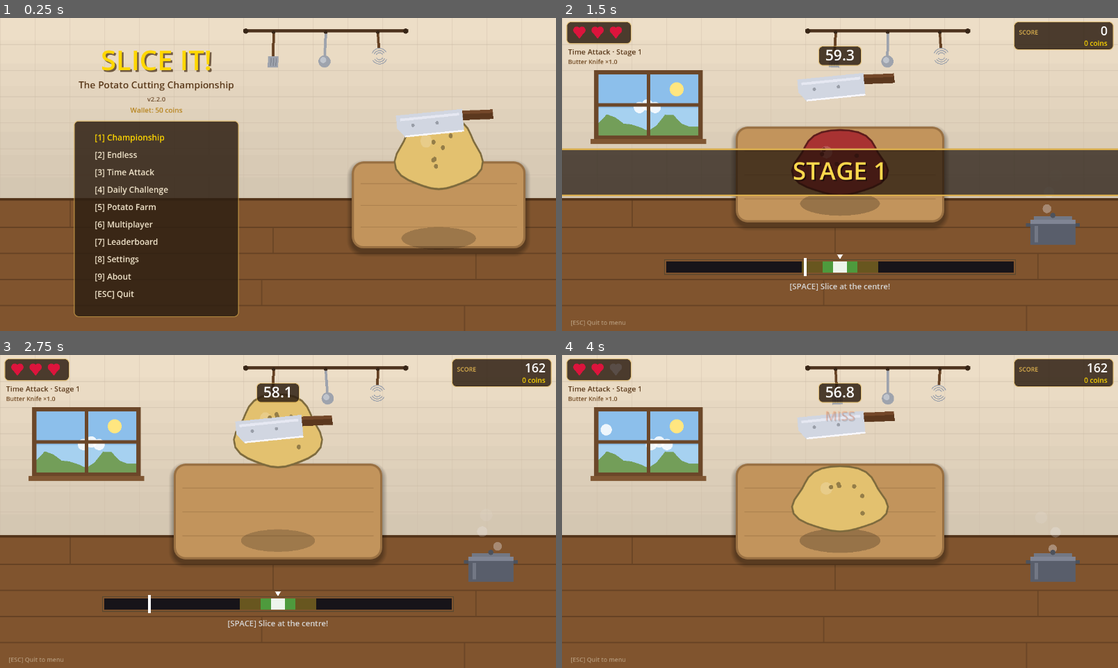
Above: before the commit, frames 1-4 (two rows, left to right).
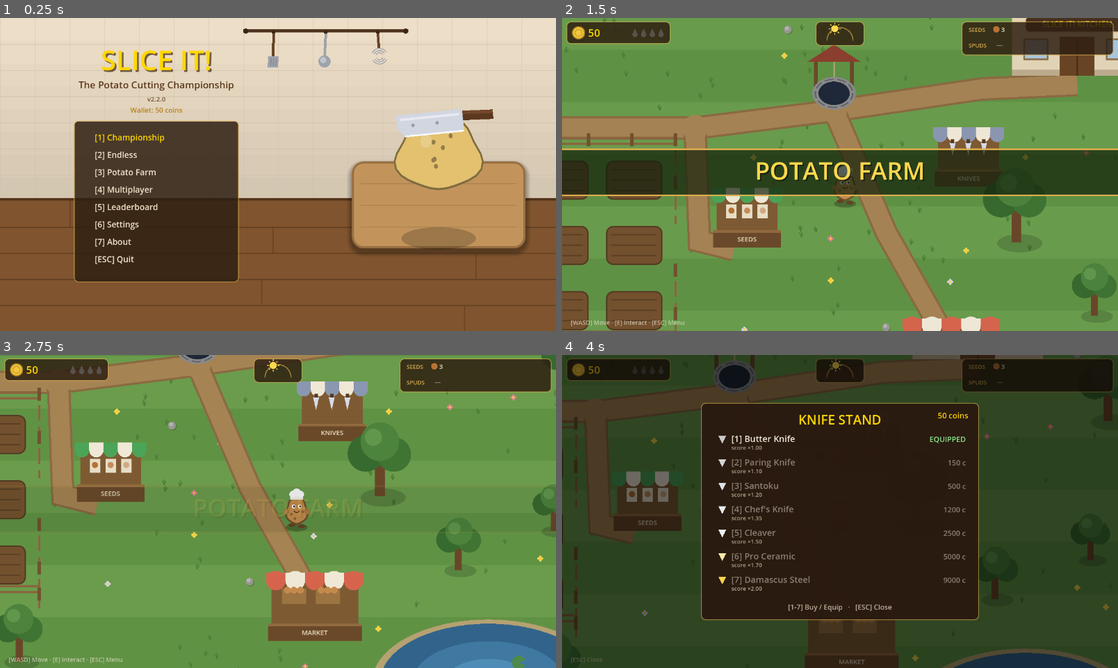
Above: after the commit, the same moments.

Repository: angads22/POTATO
Game: Godot game, scene res://scenes/MainMenu.tscn
Same seed, same stepped clock (60 frames per second), same inputs: the game is played once before the commit and once after it.
Inputs (mouse positions are in pixels of both pictures, inside the frame that each line leads up to):
- Up to frame 1 (0.25 s): no input
- Up to frame 2 (1.5 s): tap Enter at 0.5 s; move the mouse to (962, 158) at 0.52 s; hold D 0.53-1.28 s; tap G at 0.6 s; click (962, 158) at 0.67 s; tap Space at 0.77 s; tap 3 at 0.8, 1.35 s; move the mouse to (728, 190) at 1.27 s; hold S from 1.28 s (still down); click (728, 190) at 1.42 s
- Up to frame 3 (2.75 s): tap Space at 1.52 s; tap 4 at 1.55, 2.1 s; move the mouse to (333, 442) at 2.02 s; release S at 2.03 s; hold D from 2.03 s (still down); click (333, 442) at 2.17 s; tap 5 at 2.3 s
- Up to frame 4 (4 s): move the mouse to (812, 574) at 2.77 s; release D at 2.78 s; hold W 2.78-3.53 s; tap 5 at 2.85 s; click (812, 574) at 2.92 s; tap Space at 3.02, 3.77 s; tap 6 at 3.05, 3.6 s; move the mouse to (1006, 558) at 3.52 s; hold A from 3.53 s (still down); click (1006, 558) at 3.67 s; tap 7 at 3.8 s

The runs differ from the first frame. In frame 1, 4.1% of the frame differs, in the area x 13-43%, y 48-96%; in frame 2, 92%; in frame 3, 94%; in frame 4, 100%, in the area x 0-100%, y 0-100%.

Commit message:
Streamline modes, add 3 graphics styles, fix macOS template cache
Game modes: fewer, better
- Cut Time Attack and Daily Challenge; the menu is now Championship,
  Endless, Farm, Multiplayer, Leaderboard, Settings, About
- Championship: stage-clear bonus (stage x 100) and a lost life restored
  every other stage, so an early stumble doesn't doom the finale
- Endless: wave-clear bonus (wave x 50) and golden-potato odds that climb
  +1% per wave (capped at 25%) — survival pays
- Removed the dead time-attack clock/seeding paths from the controller
  and HUD

Graphics styles
- New StyleManager autoload: one full-screen post-processing pass on a
  high CanvasLayer restyles every scene (menu, kitchen, farm) consistently
  - Classic: the hand-drawn look, shader disabled
  - Pixel Art: chunky mosaic, 6-level posterized palette, scanlines
  - Hyperreal: saturation/contrast grade, warm tint, highlight bloom,
    vignette, film grain
- Cycle with [G] in Settings; persists in settings.json
- Screenshot harness now captures pixel + hyperreal shots; all styles
  verified under Xvfb with no shader errors

CI fix for macOS
- Bumped the Godot template cache key: the cached entry from earlier
  releases predates the macOS template, so mac exports would have failed
  on a cache hit

Project version bumped to 2.2.0; READMEs updated to match.
Verified: clean headless import, SmokeTest (score=911) and FarmSmokeTest
both pass, 6 screenshots reviewed.

https://claude.ai/code/session_01BDFpqp4tBYBqNkBhqV3Yv8

Diff:
--- a/godot/project.godot
+++ b/godot/project.godot
@@ -9,7 +9,7 @@
 
 config/name="SLICE IT! - The Potato Cutting Championship"
 config/description="A fully visual rhythm-action potato cutting game. Press SPACE to cut, dodge rotten potatoes, and climb the leaderboard."
-config/version="2.1.0"
+config/version="2.2.0"
 run/main_scene="res://scenes/MainMenu.tscn"
 config/features=PackedStringArray("4.2")
 
@@ -20,6 +20,7 @@
 GameManager="*res://scripts/core/GameManager.gd"
 MultiplayerManager="*res://scripts/multiplayer/MultiplayerManager.gd"
 OnlineLeaderboard="*res://scripts/online/OnlineLeaderboard.gd"
+StyleManager="*res://scripts/visuals/StyleManager.gd"
 
 [display]
 
--- a/godot/scripts/core/GameManager.gd
+++ b/godot/scripts/core/GameManager.gd
@@ -13,7 +13,7 @@
 signal fever_deactivated
 
 class GameState:
-	var mode: String  # "championship", "endless", "time_attack", "daily_challenge"
+	var mode: String  # "championship" or "endless"
 	var stage: int = 1
 	var lives: int = 3
 	var score: int = 0
@@ -40,23 +40,13 @@
 			"name": "Championship",
 			"stages": 6,
 			"has_boss": true,
-			"description": "6-stage campaign to become champion"
+			"description": "6-stage campaign: stage-clear bonuses, a life back every other stage"
 		},
 		"endless": {
 			"name": "Endless",
 			"stages": -1,  # infinite
 			"boss_every": 5,
-			"description": "Infinite potatoes, ever faster"
-		},
-		"time_attack": {
-			"name": "Time Attack",
-			"duration": 60,
-			"description": "Score as much as you can in 60 seconds"
-		},
-		"daily_challenge": {
-			"name": "Daily Challenge",
-			"seed_based": true,
-			"description": "Same challenge for everyone today"
+			"description": "Infinite waves with rising stakes and golden odds"
 		}
 	}
 
--- a/godot/scripts/core/SaveDataManager.gd
+++ b/godot/scripts/core/SaveDataManager.gd
@@ -19,7 +19,8 @@
 	"music_volume": 1.0,
 	"sound_enabled": true,
 	"particle_effects": true,
-	"screen_shake": true
+	"screen_shake": true,
+	"graphics_style": "classic"  # classic | pixel | hyperreal (see StyleManager)
 }
 
 # Farm + economy state. New games start with a few russet seeds and pocket
--- a/godot/scripts/gameplay/GameplayController.gd
+++ b/godot/scripts/gameplay/GameplayController.gd
@@ -21,7 +21,6 @@
 var banner_text: String = ""
 var banner_age: float = 99.0
 var shake: float = 0.0
-var time_left: float = 0.0       # time-attack countdown
 
 func _ready():
 	GameManager.game_ended.connect(_on_game_ended)
@@ -33,14 +32,8 @@
 	# sides generate the same potato sequence independently.
 	if MultiplayerManager.is_in_multiplayer:
 		rng.seed = MultiplayerManager.session_seed
-	elif GameManager.current_state.mode == "daily_challenge":
-		var d = Time.get_date_dict_from_system()
-		rng.seed = hash("%04d-%02d-%02d" % [d.year, d.month, d.day])
 	else:
 		rng.randomize()
-
-	if GameManager.current_state.mode == "time_attack":
-		time_left = GameManager.game_modes["time_attack"]["duration"]
 
 	potato_visual = PotatoVisual.new()
 	potato_visual.position = POTATO_POS
@@ -80,12 +73,6 @@
 	for p in popups:
 		p.age += delta
 	popups = popups.filter(func(p): return p.age < POPUP_LIFE)
-
-	if GameManager.current_state.mode == "time_attack" and GameManager.current_state.is_running:
-		time_left -= delta
-		if time_left <= 0.0:
-			time_left = 0.0
-			GameManager.end_game(true)
 
 	hud.queue_redraw()
 
@@ -102,10 +89,15 @@
 	var golden = GameData.potato_by_id("golden")
 	var count = 6 + GameManager.current_state.stage * 2
 
+	# Endless sweetens the pot: golden odds climb with every wave survived
+	var golden_chance: float = golden.get("chance", 0.07)
+	if GameManager.current_state.mode == "endless":
+		golden_chance = minf(0.25, golden_chance + 0.01 * GameManager.current_state.stage)
+
 	for i in range(count):
 		if i > 0 and i % 4 == 0 and not rotten.is_empty():
 			stage_potatoes.append(rotten.duplicate())
-		elif not golden.is_empty() and rng.randf() < golden.get("chance", 0.07):
+		elif not golden.is_empty() and rng.randf() < golden_chance:
 			stage_potatoes.append(golden.duplicate())
 		else:
 			stage_potatoes.append(pool[rng.randi() % pool.size()].duplicate())
@@ -213,18 +205,31 @@
 			if s.stage >= 6:
 				GameManager.end_game(true)
 			else:
+				# Stage-clear bonus scales with the stage; every other
+				# stage also restores a lost life, so a stumble in stage 2
+				# doesn't doom the stage-6 finale.
+				var bonus = s.stage * 100
+				s.score += bonus
+				GameManager.score_changed.emit(s.score)
+				var clear_text = "STAGE CLEAR  +%d" % bonus
+				if s.stage % 2 == 0 and s.lives < 3:
+					s.lives += 1
+					GameManager.lives_changed.emit(s.lives)
+					clear_text += "  +1 LIFE"
+				_popup(clear_text, Color.GOLD)
 				GameManager.progress_stage()
 				AudioManager.play_sfx("level_complete")
 				_show_banner("STAGE %d" % s.stage)
 				_load_stage_potatoes()
 				_spawn_next_potato()
 		"endless":
+			# Wave bonus grows the deeper you go — survival pays
+			var bonus = s.stage * 50
+			s.score += bonus
+			GameManager.score_changed.emit(s.score)
+			_popup("WAVE CLEAR  +%d" % bonus, Color.GOLD)
 			GameManager.progress_stage()
 			_show_banner("WAVE %d" % s.stage)
-			_load_stage_potatoes()
-			_spawn_next_potato()
-		"time_attack":
-			# keep the potatoes coming until the clock runs out
 			_load_stage_potatoes()
 			_spawn_next_potato()
 		_:
--- a/godot/scripts/ui/GameHUD.gd
+++ b/godot/scripts/ui/GameHUD.gd
@@ -72,14 +72,6 @@
 		draw_string(font, Vector2(642 - cbs.x / 2, 52), combo_text, HORIZONTAL_ALIGNMENT_LEFT, -1, size, Color(0.2, 0.12, 0.05))
 		draw_string(font, Vector2(640 - cbs.x / 2, 50), combo_text, HORIZONTAL_ALIGNMENT_LEFT, -1, size, Color(1.0, 0.8, 0.2))
 
-	# ── time-attack clock ──
-	if s.mode == "time_attack":
-		var t = "%0.1f" % ctrl.time_left
-		var ts = font.get_string_size(t, HORIZONTAL_ALIGNMENT_CENTER, -1, 34)
-		var t_col = Color.ORANGE_RED if ctrl.time_left < 10.0 else Color.WHITE
-		panel_style().draw(get_canvas_item(), Rect2(640 - ts.x / 2 - 16, 64, ts.x + 32, 46))
-		draw_string(font, Vector2(640 - ts.x / 2, 98), t, HORIZONTAL_ALIGNMENT_LEFT, -1, 34, t_col)
-
 	# ── rising quality popups above the potato ──
 	for p in ctrl.popups:
 		var frac = p.age / ctrl.POPUP_LIFE
--- a/godot/scripts/ui/MainMenuController.gd
+++ b/godot/scripts/ui/MainMenuController.gd
@@ -7,13 +7,11 @@
 var menu_items: Array[String] = [
 	"[1] Championship",
 	"[2] Endless",
-	"[3] Time Attack",
-	"[4] Daily Challenge",
-	"[5] Potato Farm",
-	"[6] Multiplayer",
-	"[7] Leaderboard",
-	"[8] Settings",
-	"[9] About",
+	"[3] Potato Farm",
+	"[4] Multiplayer",
+	"[5] Leaderboard",
+	"[6] Settings",
+	"[7] About",
 	"[ESC] Quit"
 ]
 
@@ -63,6 +61,10 @@
 				if current_submenu == "settings":
 					SaveDataManager.update_setting("particle_effects", not SaveDataManager.settings["particle_effects"])
 					queue_redraw()
+			KEY_G:
+				if current_submenu == "settings":
+					StyleManager.cycle()
+					queue_redraw()
 			KEY_TAB:
 				if current_submenu == "leaderboard":
 					show_online_tab = not show_online_tab
@@ -72,13 +74,11 @@
 	match event.keycode:
 		KEY_1: _start_game("championship")
 		KEY_2: _start_game("endless")
-		KEY_3: _start_game("time_attack")
-		KEY_4: _start_game("daily_challenge")
-		KEY_5: _enter_farm()
-		KEY_6: _enter_lobby()
-		KEY_7: _show_leaderboard()
-		KEY_8: _show_settings()
-		KEY_9: _show_about()
+		KEY_3: _enter_farm()
+		KEY_4: _enter_lobby()
+		KEY_5: _show_leaderboard()
+		KEY_6: _show_settings()
+		KEY_7: _show_about()
 		KEY_ESCAPE: get_tree().quit()
 
 func _start_game(mode: String):
@@ -249,6 +249,11 @@
 	draw_string(font, Vector2(centre_x - 150, 248), "[P] Particles: %s" % particles_status,
 			HORIZONTAL_ALIGNMENT_LEFT, -1, 20, Color.WHITE)
 
+	draw_string(font, Vector2(centre_x - 150, 296), "[G] Graphics: %s" % StyleManager.current_name(),
+			HORIZONTAL_ALIGNMENT_LEFT, -1, 20, Color.WHITE)
+	draw_string(font, Vector2(centre_x - 150, 322), "Classic → Pixel Art → Hyperreal",
+			HORIZONTAL_ALIGNMENT_LEFT, -1, 13, Color(0.55, 0.5, 0.45))
+
 	draw_string(font, Vector2(centre_x - 150, 500), "[SPACE] Back",
 			HORIZONTAL_ALIGNMENT_LEFT, -1, 16, Color.GRAY)
 
@@ -261,8 +266,10 @@
 		"A fully visual rhythm-action game.\n\n" +
 		"Press SPACE to cut, dodge rotten potatoes,\n" +
 		"and climb both the local and global leaderboard.\n\n" +
-		"Play solo across 6 championship stages or team up\n" +
-		"for LAN multiplayer via [6] Multiplayer.\n\n" +
+		"Play solo across 6 championship stages, brave the\n" +
+		"endless waves, or face a friend over LAN multiplayer.\n\n" +
+		"Pick your look in Settings: Classic, Pixel Art,\n" +
+		"or Hyperreal.\n\n" +
 		"Crafted with Godot Engine 4.2")
 	draw_multiline_string(font, Vector2(centre_x - 260, 200), about_text,
 			HORIZONTAL_ALIGNMENT_LEFT, -1, 16, -1, Color.WHITE)
--- /dev/null
+++ b/godot/scripts/visuals/StyleManager.gd
@@ -0,0 +1,94 @@
+extends CanvasLayer
+
+# Global graphics style — autoloaded as StyleManager.
+#
+# A full-screen post-processing pass on a high CanvasLayer, so one shader
+# restyles every scene (menu, kitchen, farm) consistently:
+#   "classic"   — the hand-drawn look, untouched (shader disabled)
+#   "pixel"     — chunky mosaic + posterized palette + scanlines, retro
+#   "hyperreal" — cinematic grade: saturation, contrast, warm tint,
+#                 highlight bloom, vignette and film grain
+#
+# Cycle it from Settings with [G]; the choice persists in settings.json.
+
+const STYLES := ["classic", "pixel", "hyperreal"]
+const STYLE_NAMES := {
+	"classic": "Classic",
+	"pixel": "Pixel Art",
+	"hyperreal": "Hyperreal",
+}
+
+var _rect: ColorRect
+var _mat: ShaderMaterial
+
+func _ready():
+	layer = 100  # above gameplay and the HUD layer (10)
+
+	var shader := Shader.new()
+	shader.code = """
+shader_type canvas_item;
+
+uniform sampler2D screen_linear : hint_screen_texture, filter_linear;
+uniform sampler2D screen_nearest : hint_screen_texture, filter_nearest;
+uniform int style = 0;          // 1 = pixel, 2 = hyperreal
+uniform float pixel_size = 4.0;
+
+void fragment() {
+	vec2 uv = SCREEN_UV;
+	vec4 col;
+	if (style == 1) {
+		vec2 res = 1.0 / SCREEN_PIXEL_SIZE;
+		vec2 block = (floor(uv * res / pixel_size) + 0.5) * pixel_size / res;
+		col = texture(screen_nearest, block);
+		col.rgb = floor(col.rgb * 6.0 + 0.5) / 6.0;
+		float scan = mod(floor(uv.y * res.y / pixel_size), 2.0);
+		col.rgb *= 1.0 - 0.06 * scan;
+	} else {
+		col = texture(screen_linear, uv);
+		float lum = dot(col.rgb, vec3(0.299, 0.587, 0.114));
+		vec3 c = mix(vec3(lum), col.rgb, 1.28);
+		c = (c - 0.5) * 1.12 + 0.5;
+		c *= vec3(1.05, 1.0, 0.95);
+		c += smoothstep(0.72, 1.0, lum) * 0.09;
+		float d = distance(uv, vec2(0.5));
+		c *= 1.0 - smoothstep(0.45, 0.9, d) * 0.32;
+		float g = fract(sin(dot(uv + fract(TIME), vec2(12.9898, 78.233))) * 43758.5453);
+		c += (g - 0.5) * 0.018;
+		col.rgb = clamp(c, 0.0, 1.0);
+	}
+	COLOR = col;
+}
+"""
+	_mat = ShaderMaterial.new()
+	_mat.shader = shader
+
+	_rect = ColorRect.new()
+	_rect.material = _mat
+	_rect.set_anchors_preset(Control.PRESET_FULL_RECT)
+	_rect.mouse_filter = Control.MOUSE_FILTER_IGNORE
+	add_child(_rect)
+
+	apply(SaveDataManager.settings.get("graphics_style", "classic"))
+
+func current() -> String:
+	return SaveDataManager.settings.get("graphics_style", "classic")
+
+func current_name() -> String:
+	return STYLE_NAMES.get(current(), "Classic")
+
+func cycle() -> String:
+	var next: String = STYLES[(STYLES.find(current()) + 1) % STYLES.size()]
+	SaveDataManager.update_setting("graphics_style", next)
+	apply(next)
+	return next
+
+func apply(style: String):
+	match style:
+		"pixel":
+			_rect.visible = true
+			_mat.set_shader_parameter("style", 1)
+		"hyperreal":
+			_rect.visible = true
+			_mat.set_shader_parameter("style", 2)
+		_:
+			_rect.visible = false
--- a/godot/tests/Screenshot.gd
+++ b/godot/tests/Screenshot.gd
@@ -59,6 +59,14 @@
 		current.player.position = Vector2(2030, 560)
 	elif phase == "night" and frames == 280:
 		_snap("/tmp/shot_farm_night.png")
+		phase = "pixel"
+		StyleManager.apply("pixel")
+	elif phase == "pixel" and frames == 300:
+		_snap("/tmp/shot_farm_pixel.png")
+		phase = "hyperreal"
+		StyleManager.apply("hyperreal")
+	elif phase == "hyperreal" and frames == 320:
+		_snap("/tmp/shot_farm_hyperreal.png")
 		get_tree().quit(0)
 
 func _snap(path: String):
Not shown, changed: .github/workflows/release.yml
Not shown, changed: README.md
Not shown, changed: godot/README.md
